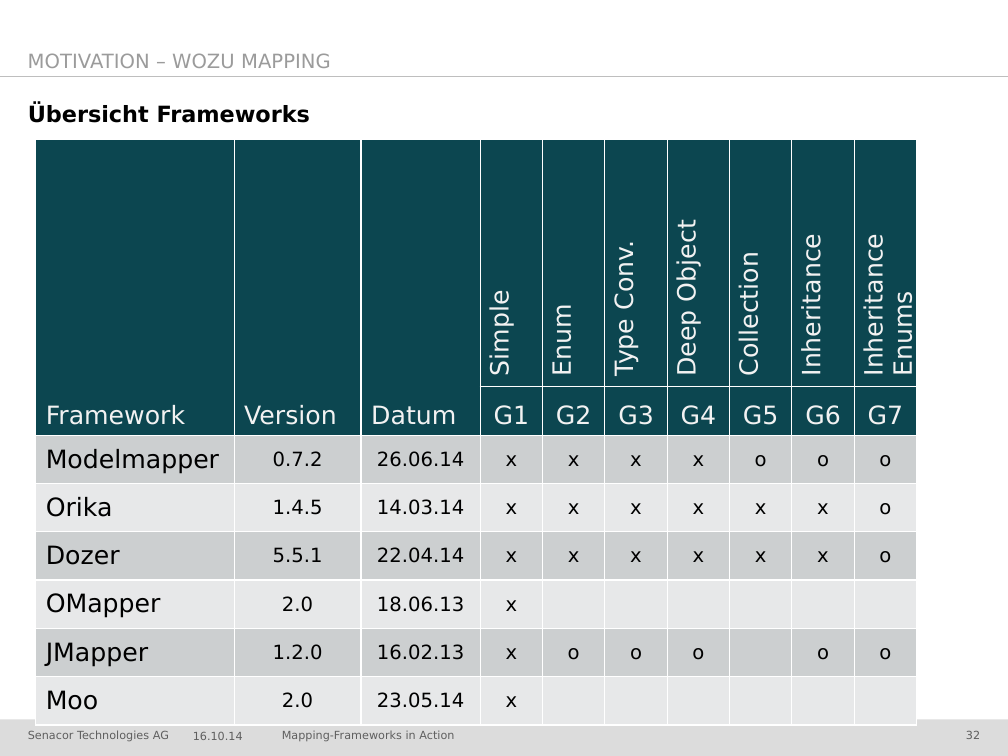
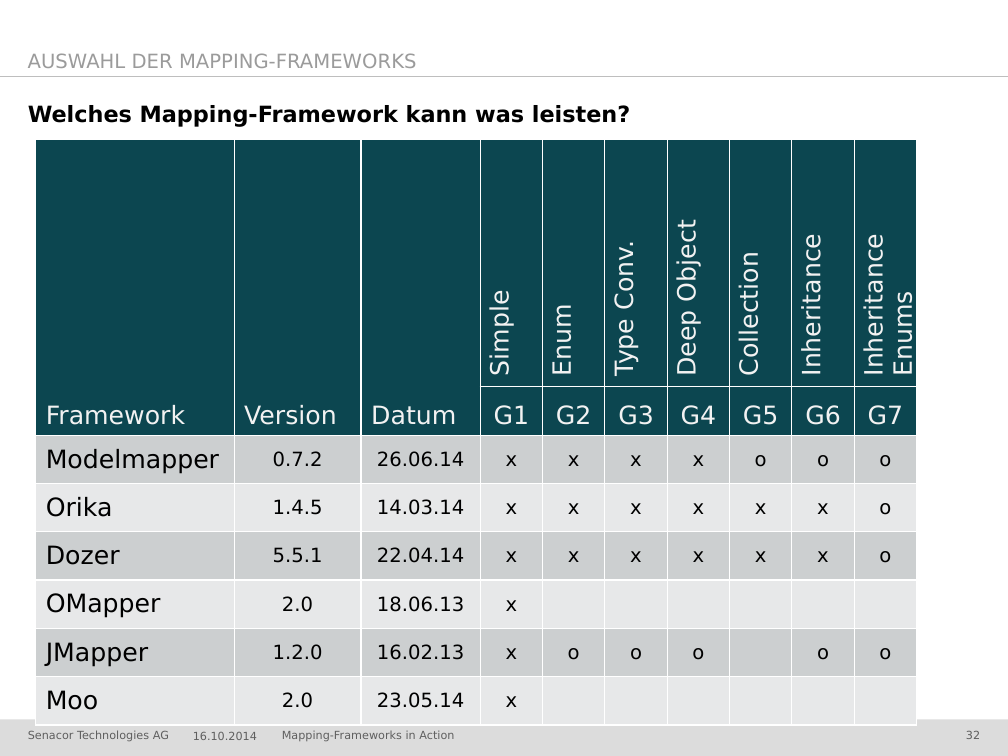
Before and after one commit to jschwalb/Mappings, a slide deck: slide 32 of presentation.pptx. Drawn at 1008x756 pixels with LibreOffice and Linux fonts; fonts in the diff are those of the drawing; background and template pictures are left out. Boxes give left, top, right and bottom in pixels: in the first picture for what was removed or moved away, otherwise in the second. Text is boxed around its words. In the diff, an @@ line names an element or a change of style, - is before the commit and + after.

```diff
--- a/presentation.pptx
+++ b/presentation.pptx
@@ text at (28, 53, 417, 68): text changed @@
-MOTIVATION – WOZU MAPPING
+AUSWAHL DER MAPPING-FRAMEWORKS
@@ title at (28, 105, 630, 127): text changed @@
-Übersicht Frameworks
+Welches Mapping-Framework kann was leisten?
@@ text at (193, 732, 257, 740): text changed @@
-16.10.14
+16.10.2014
```
Also in this commit, not shown: 55 other slides changed, 2 slides added.
